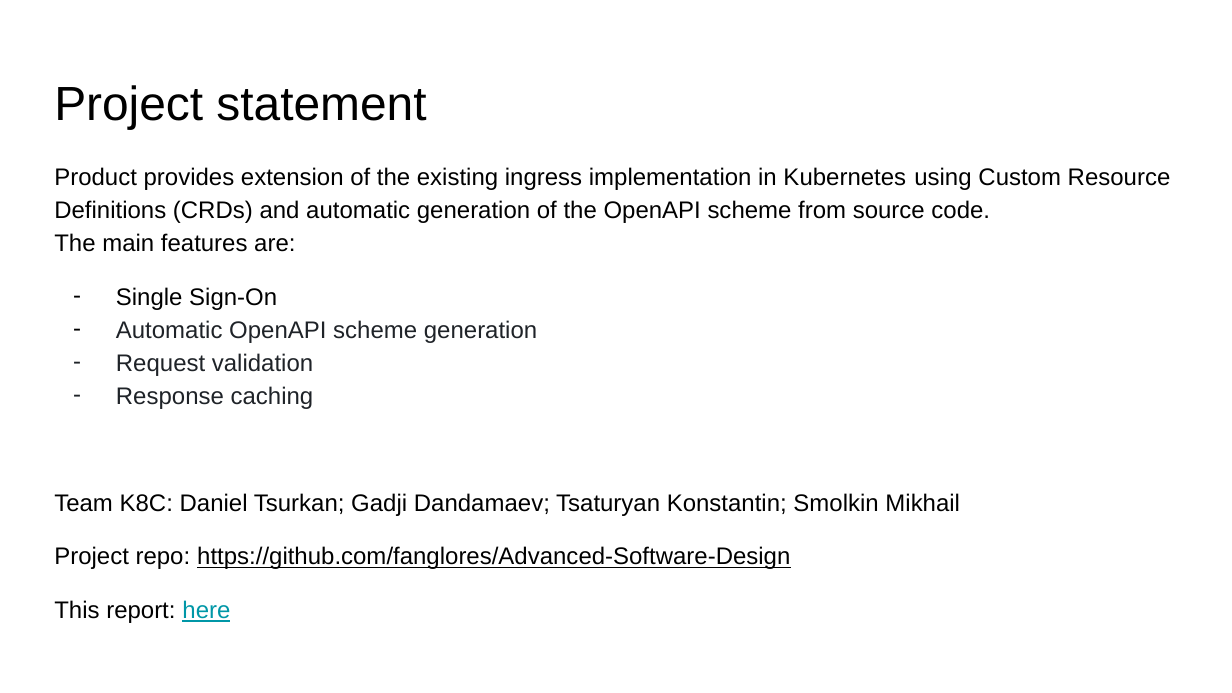
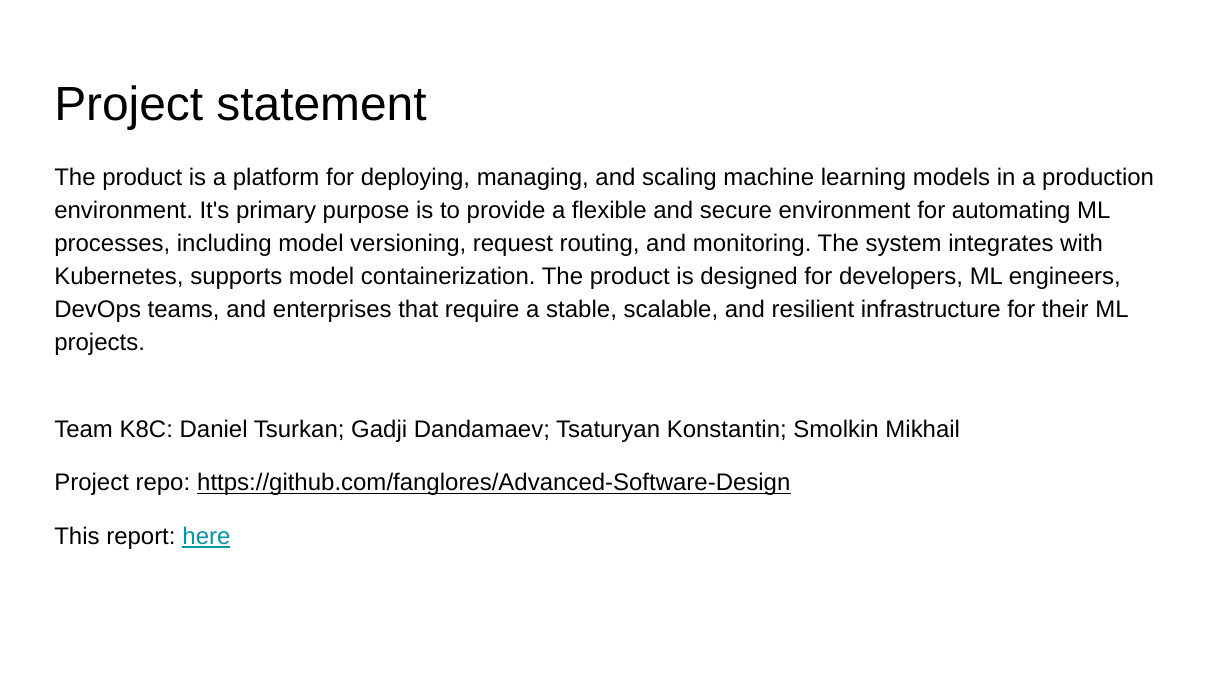
Before and after one commit to fanglores/Advanced-Software-Design, a slide deck: slide 2 of Practice Tasks/Task_3/Task 3.pptx. Drawn at 1232x693 pixels with LibreOffice and Linux fonts; fonts in the diff are those of the drawing. Boxes give left, top, right and bottom in pixels: in the first picture for what was removed or moved away, otherwise in the second. Text is boxed around its words. In the diff, an @@ line names an element or a change of style, - is before the commit and + after.

```diff
--- a/Practice Tasks/Task_3/Task 3.pptx
+++ b/Practice Tasks/Task_3/Task 3.pptx
@@ text at [54,167,1154,355]: text changed @@
-Product provides extension of the existing ingress implementation in Kubernetes using Custom Resource Definitions (CRDs) and automatic generation of the OpenAPI scheme from source code.
-The main features are:
-– Single Sign-On
-– Automatic OpenAPI scheme generation
-– Request validation
-– Response caching
+The product is a platform for deploying, managing, and scaling machine learning models in a production environment. It's primary purpose is to provide a flexible and secure environment for automating ML processes, including model versioning, request routing, and monitoring. The system integrates with Kubernetes, supports model containerization. The product is designed for developers, ML engineers, DevOps teams, and enterprises that require a stable, scalable, and resilient infrastructure for their ML projects.
```
Also in this commit, not shown: 3 other slides changed, 3 slides added, 1 slide removed, 2 other files.
